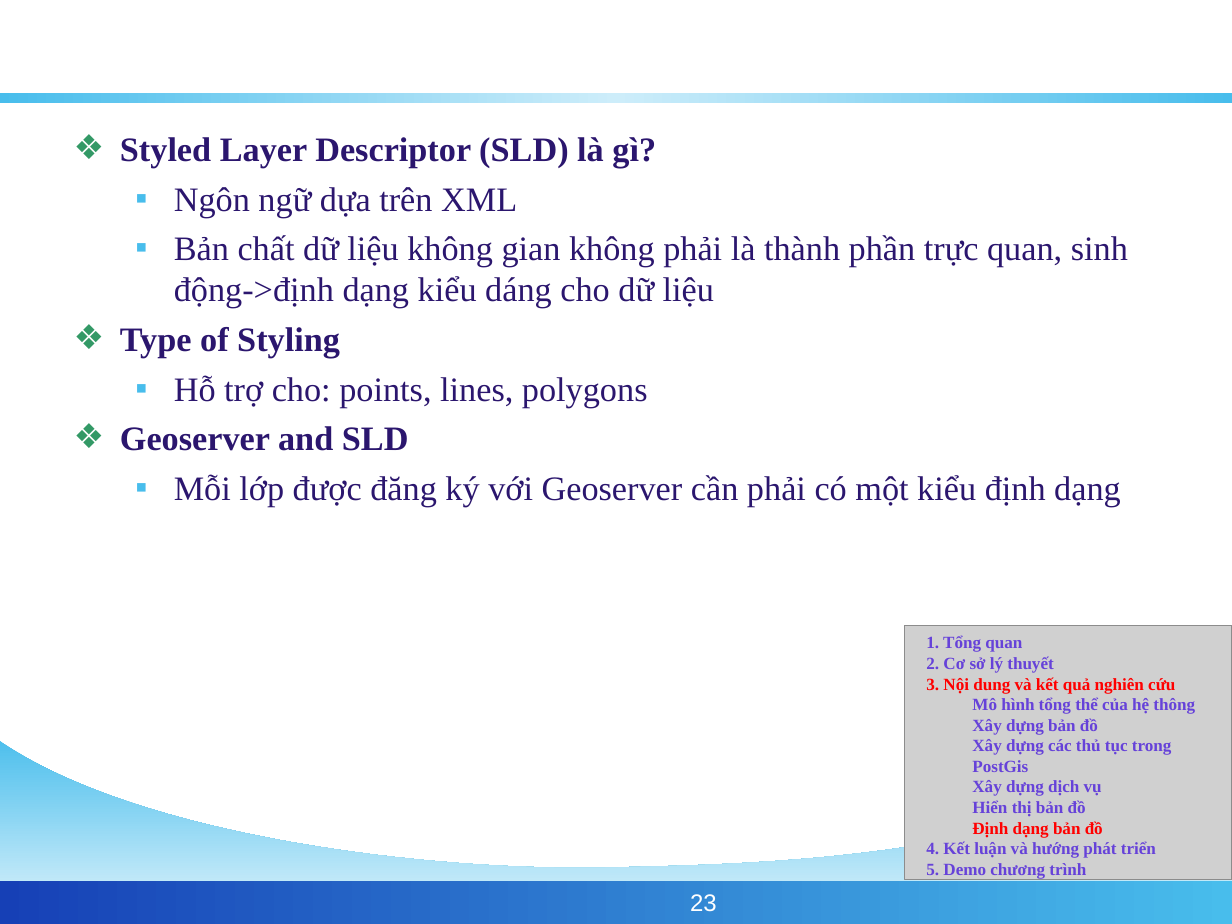
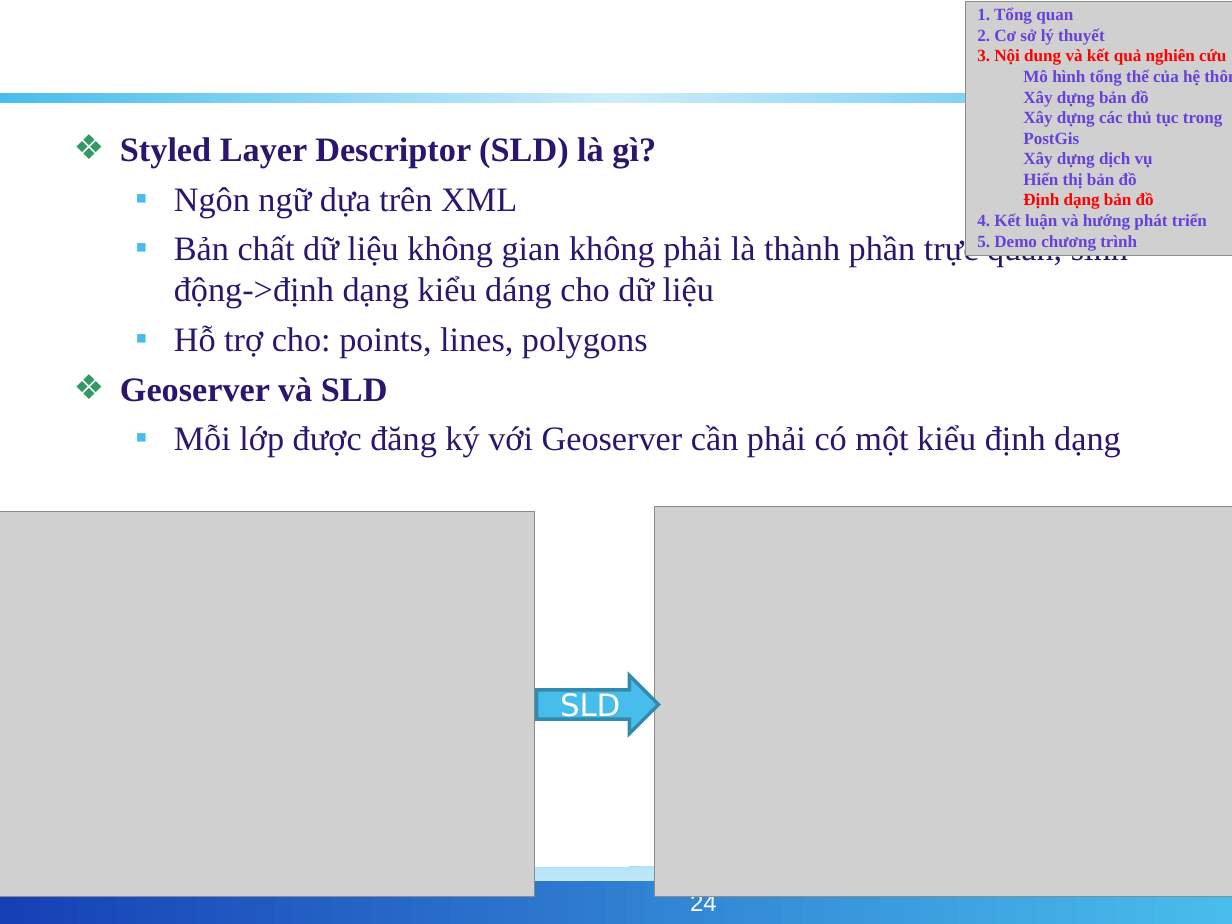
Before and after one commit to phamngsinh/cantho-webgis, a slide deck: slide 24 of Document/Bao Cao/BaoCaoLuanVan.ppt (slide 23 before the commit). Drawn at 1232x924 pixels with LibreOffice and Linux fonts; fonts in the diff are those of the drawing; grey boxes stand for pictures; background and template pictures are left out. Boxes give left, top, right and bottom in pixels: in the first picture for what was removed or moved away, otherwise in the second. Text is boxed around its words. In the diff, an @@ line names an element or a change of style, - is before the commit and + after.

```diff
--- a/Document/Bao Cao/BaoCaoLuanVan.ppt
+++ b/Document/Bao Cao/BaoCaoLuanVan.ppt
@@ picture: place and size @@
-picture at (904,626,1232,880)
+picture at (966,1,1232,255)
@@ text "1. Tổng quan" rewrapped from (926,635,1195,879) to (977,7,1226,251) @@
@@ text at (120,327,340,358): paragraph removed @@
-❖ Type of Styling
@@ text at (120,377,388,402): text changed @@
-❖ Geoserver and SLD
+❖ Geoserver và SLD
@@ picture added at (654,506,1232,897) @@
@@ picture added at (0,511,535,897) @@
@@ right arrow added at (537,675,659,733), fill #48BDEC, outline #328AAD 2.01 pt, 18 pt, text #FFFFFF @@
+SLD
@@ page number at (690,891,717,911): text changed @@
-23
+24
```
Also in this commit, not shown: 9 other slides changed, 2 slides added, 1 slide removed.
